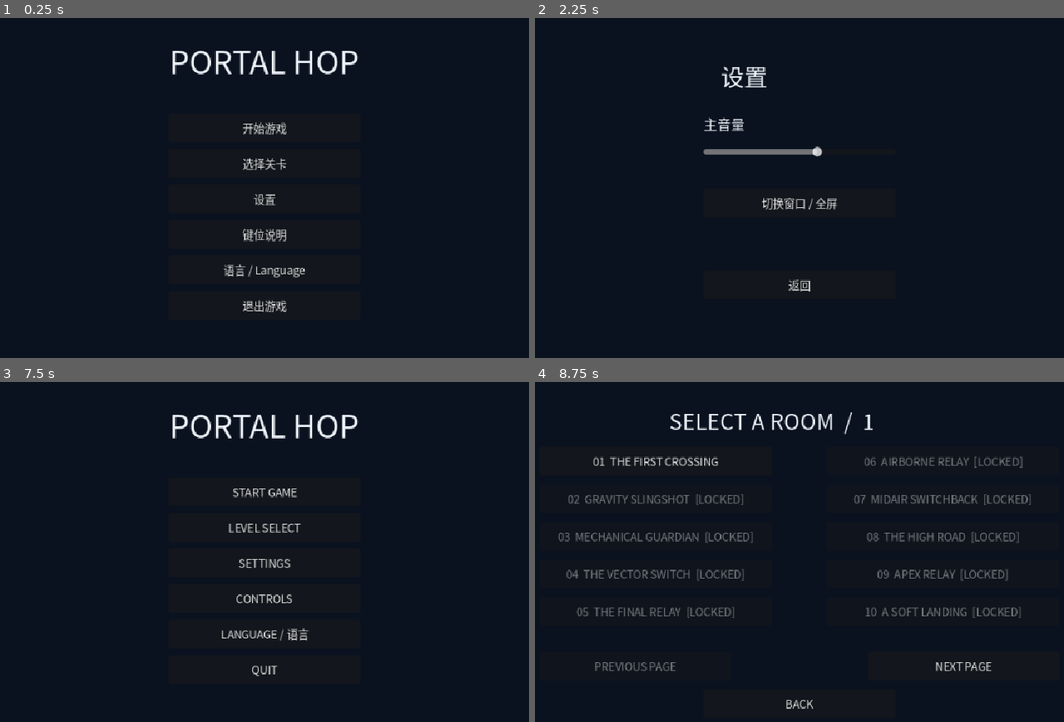
Above: before the commit, frames 1-4 (two rows, left to right).
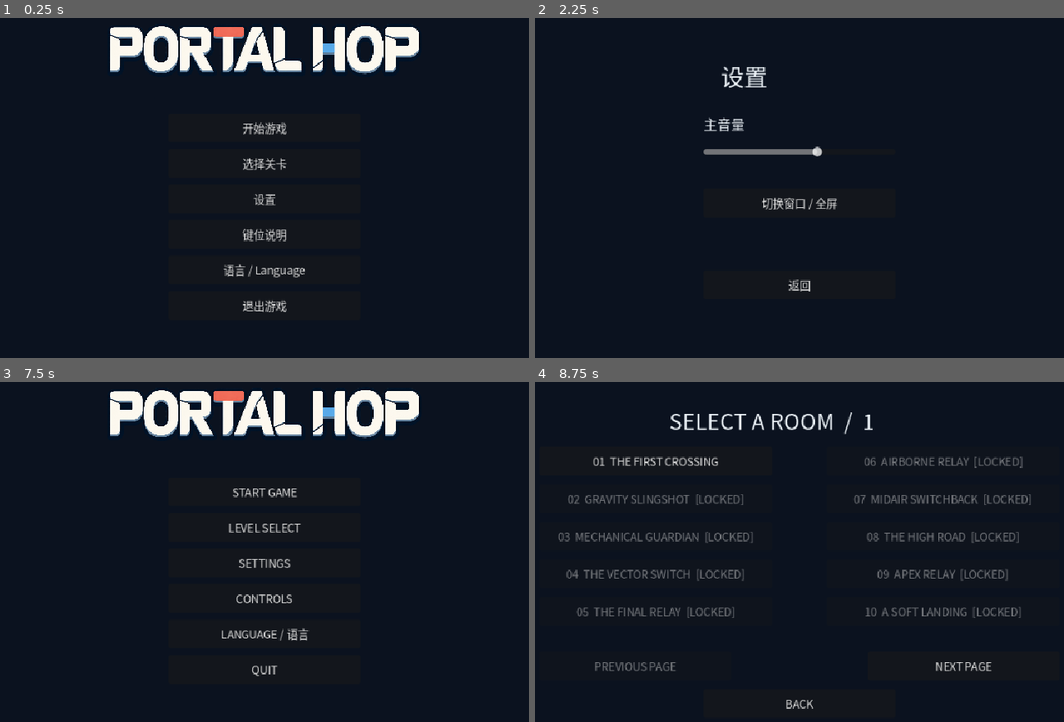
Above: after the commit, the same moments.

Repository: ackinick3/portal-hop
Game: Godot game, scene res://scenes/main.tscn
Same seed, same stepped clock (60 frames per second), same inputs: the game is played once before the commit and once after it.
Inputs:
- Up to frame 1 (0.25 s): no input
- Up to frame 2 (2.25 s): click "选择关卡" at 0.5 s; click "返回" at 1.25 s; click "设置" at 2 s
- Up to frame 3 (7.5 s): click "返回" at 2.75 s; click "键位说明" at 3.5 s; click "返回" at 4.25 s; click "语言 / Language" at 5 s; click "简体中文 ✓" at 5.75 s; click "English" at 6.5 s; click "BACK" at 7.25 s
- Up to frame 4 (8.75 s): click "LEVEL SELECT" at 8 s

The runs differ from the first frame. In frame 1, 5.1% of the frame differs, in the area x 20-80%, y 2-17%; in frame 2, nothing differs; in frame 3, 5.1%; in frame 4, nothing differs.

Commit message:
release: Portal Hop 1.1 with centered title artwork

Diff:
--- a/project.godot
+++ b/project.godot
@@ -11,7 +11,7 @@
 [application]
 
 config/name="Portal Hop"
-config/version="1.0"
+config/version="1.1"
 run/main_scene="res://scenes/main.tscn"
 config/features=PackedStringArray("4.7")
 
--- a/scenes/main.gd
+++ b/scenes/main.gd
@@ -104,9 +104,14 @@
 	get_tree().paused = true
 	clear_panel()
 	backdrop()
-	var title := label_at("PORTAL HOP",Vector2(0,58),46)
-	title.size.x = 960
-	title.horizontal_alignment = HORIZONTAL_ALIGNMENT_CENTER
+	var title := TextureRect.new()
+	title.expand_mode = TextureRect.EXPAND_IGNORE_SIZE
+	title.texture = load("res://assets/menu-title.png")
+	title.position = Vector2(180,0)
+	title.size = Vector2(600,160)
+	title.stretch_mode = TextureRect.STRETCH_KEEP_ASPECT_CENTERED
+	title.mouse_filter = Control.MOUSE_FILTER_IGNORE
+	panel.add_child(title)
 	button("START GAME",Vector2(340,170),func(): start_level(0))
 	button("LEVEL SELECT",Vector2(340,222),level_select)
 	button("SETTINGS",Vector2(340,274),settings)
--- a/tests/localization.gd
+++ b/tests/localization.gd
@@ -26,7 +26,7 @@
 	game.persistence_enabled = false
 	root.add_child(game)
 	check(game.language == "zh_CN","Fresh game defaults to Simplified Chinese")
-	check(ProjectSettings.get_setting("application/config/version","") == "1.0","Release version is 1.0")
+	check(ProjectSettings.get_setting("application/config/version","") == "1.1","Release version is 1.1")
 	check(find_button(game,"START GAME").text == "开始游戏","Default menu renders Chinese")
 	check(find_button(game,"LANGUAGE / 语言") != null,"Language entry exists on main menu")
 	var legacy := ConfigFile.new()
Binary file added: assets/menu-title.png
Not shown, added: assets/menu-title.png.import
Not shown, changed: docs/build-manifest.txt
Binary file changed: docs/v1-en-menu.png
Binary file changed: docs/v1-zh_CN-menu.png
Not shown, changed: export_presets.cfg
Not shown, changed: installer/说明.txt
Not shown, changed: PROJECT_STATE.md
Not shown, changed: README.md
Not shown, added: docs/superpowers/plans/2026-10-26-v11-github-release.md
Not shown, changed: docs/v1-export.log
Not shown, added: docs/v11-build.log
(and 16 more such lines)
